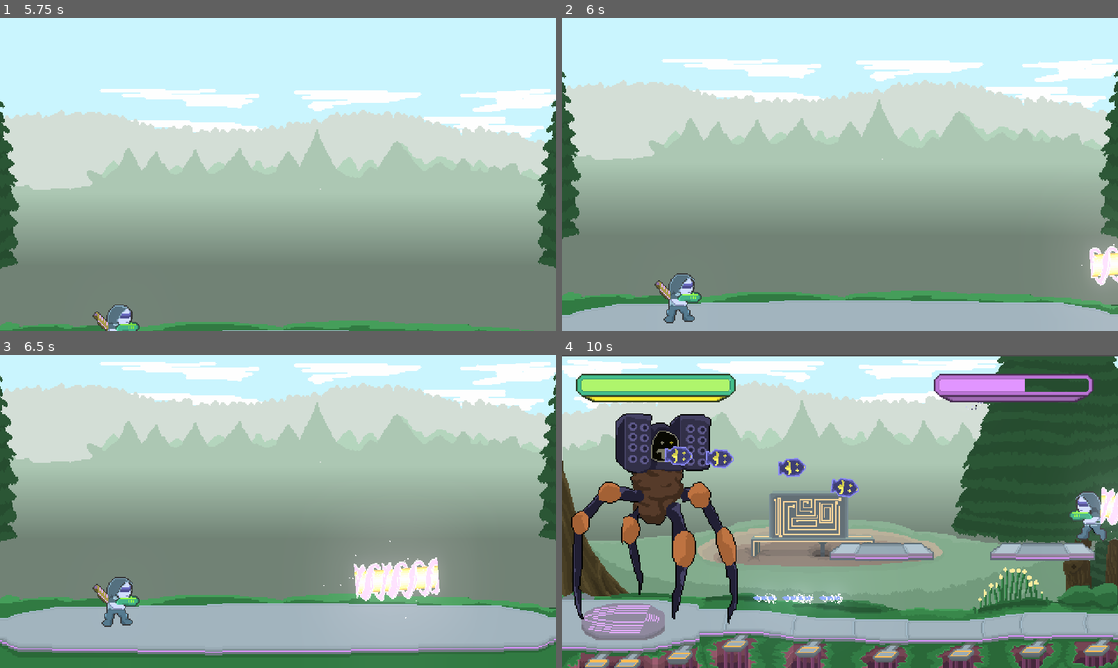
Above: before the commit, frames 1-4 (two rows, left to right).
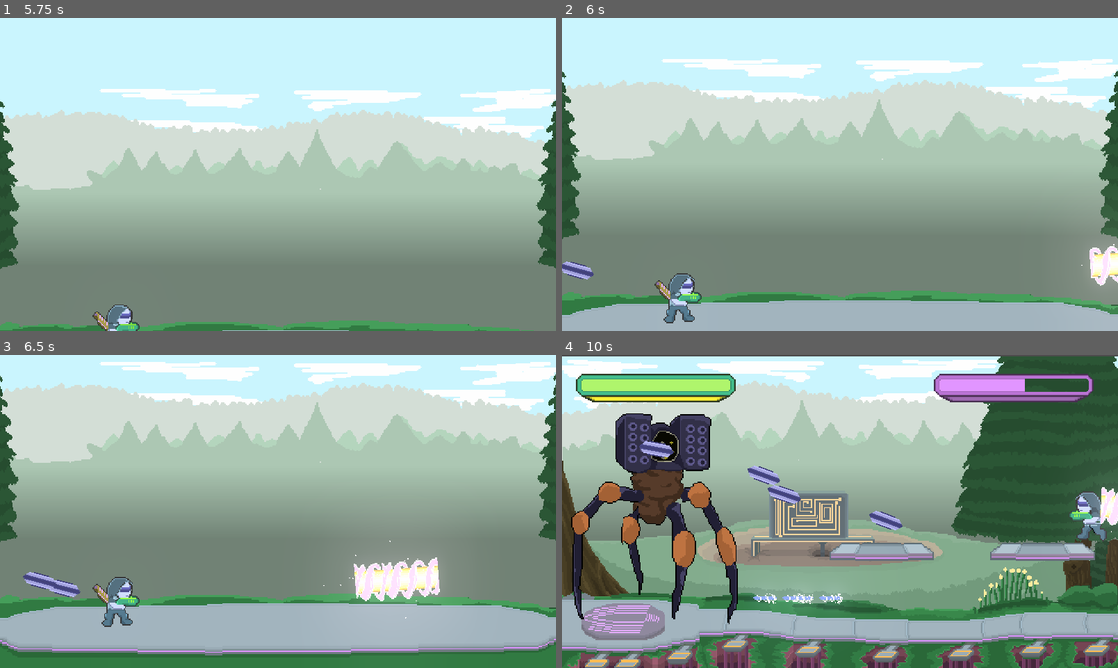
Above: after the commit, the same moments.

Repository: michaeldevlee/The-Lost-Agates-Gems
Game: Godot game, scene res://Main.tscn
The game is run twice, just before and just after one commit, with the same random seed, the same clock (stepped at 60 frames per second) and the same inputs. The engine's default icon, where the game draws it, is replaced by a stand-in: a white triangle on a blue panel in a dark square.
Inputs (mouse positions are in pixels of both pictures, inside the frame that each line leads up to):
- Up to frame 1 (5.75 s): move the mouse to (400, 158) at 0.52 s; hold D (player_right) 0.53-2.03 s; tap Keypad 6 (player_dash) at 0.6, 3.6 s; tap Keypad 0 (player_jump) at 0.77, 1.52, 3.77, 4.52, 5.27 s; move the mouse to (166, 190) at 1.27 s; tap S (player_ducking) at 1.35, 4.35 s; move the mouse to (333, 105) at 2.02 s; hold A (player_left) 2.03-2.75 s; hold Keypad 4 (player_shoot) 2.03-2.75 s; click "Play" at 2.75 s; move the mouse to (250, 237) at 3.52 s; hold D (player_right) 3.53-5.03 s; move the mouse to (444, 221) at 4.27 s; move the mouse to (111, 127) at 5.02 s; hold A (player_left) from 5.03 s (still down); tap Keypad 4 (player_shoot) at 5.1 s
- Up to frame 2 (6 s): move the mouse to (867, 174) at 5.77 s; release A (player_left) at 5.78 s; hold D (player_right) from 5.78 s (still down); tap Keypad 6 (player_dash) at 5.85 s
- Up to frame 3 (6.5 s): keep holding D (player_right)
- Up to frame 4 (10 s): move the mouse to (756, 433) at 6.52 s; release D (player_right) at 6.53 s; hold A (player_left) 6.53-8.03 s; tap S (player_ducking) at 6.6, 8.85 s; tap Keypad 0 (player_jump) at 6.77, 7.52, 8.27, 9.77 s; move the mouse to (962, 495) at 7.27 s; hold Keypad 4 (player_shoot) 7.28-8.03 s; move the mouse to (728, 527) at 8.02 s; hold D (player_right) from 8.03 s (still down); tap Keypad 6 (player_dash) at 8.1 s; move the mouse to (895, 442) at 8.77 s; move the mouse to (812, 574) at 9.52 s; tap Keypad 4 (player_shoot) at 9.6 s

Frame 1 is identical in both runs. In frame 2, 0.2% of the frame differs, in the area x 0-6%, y 77-84%; in frame 3, 0.4%; in frame 4, 1.8%, in the area x 13-76%, y 7-56%.
Error before the commit: Invalid set index 'text' (on base: 'null instance') with value of type 'String'. (res://Bosses/Spider)

Commit message:
spideboss signals

Diff:
--- a/Bosses/Spider Boss/SpiderBoss.gd
+++ b/Bosses/Spider Boss/SpiderBoss.gd
@@ -1,6 +1,7 @@
 extends StaticBody2D
 
 const ATTACK_THRESHOLD = 5
+const PRESTART = 'prestart'
 const IDLE = 'idle'
 const PEW_LASER = 'pew_laser_eyes'
 const ENERGY_BALL = 'energy_ball'
@@ -10,32 +11,47 @@
 const PewLaser = preload('res://Bosses/Spider Boss/Attacks/PewLaser.tscn')
 const EnergyBall = preload('res://Bosses/Spider Boss/Attacks/EnergyBall.tscn')
 
+onready var sprite = $Sprite
 onready var left_eye_spawn_point = get_node("LeftEye")
 onready var right_eye_spawn_point = get_node("RightEye")
 onready var left_corner_rocket_spawn_point = get_node("LeftCornerRocket")
 onready var right_corner_rocket_spawn_point = get_node("RightCornerRocket")
 onready var energy_ball_spawn_point = get_node("EnergyBallPos")
 
+var sprite_color
+var sprite_hit_color
 var _anim_tree
 var state_machine
-var animation = IDLE
+var animation = PRESTART
 var _idle_count = 0
 var _idle_rate = 1
 var target
 
-var hp = 100
+var hp = 2000
 
-func register_signals():
-	EventBus.connect("boss_hit", self, "take_damage")
+func activate_boss(boss_name):
+	if boss_name == 'Spider':
+		print('inside conditional')
+		_anim_tree.set_active(true)
+		animation = IDLE
+		state_machine.travel(IDLE)
+
+func show_hitMarker():
+	sprite.set_modulate(sprite_hit_color)
+	yield(get_tree().create_timer(0.1),"timeout")
+	sprite.set_modulate(sprite_color)
 
 func _ready():
-	register_signals()
+	sprite_color = Color(sprite.modulate.r,sprite.modulate.g,sprite.modulate.b)
+	sprite_hit_color = Color(sprite.modulate.r + 0.3, sprite.modulate.g + 0.3, sprite.modulate.b)
+	EventBus.connect("boss_hit", self, "take_damage")
+	EventBus.connect("boss_started", self, "activate_boss")
 	_anim_tree = $AnimationTree
 	state_machine = _anim_tree.get('parameters/playback')
-	state_machine.start("idle")
-	state_machine.travel(IDLE)
+
 
 func find_target():
+	print('finding target')
 	target = get_parent().get_node("Player")
 
 func increase_idle_count():
@@ -127,7 +143,7 @@
 		increment_location += 100
 
 func take_damage(amount):
-	var old_hp = hp
+	show_hitMarker()
 	hp -= amount
 
 func update_UI():
@@ -142,5 +158,6 @@
 		hp += 1
 
 func _physics_process(delta):
-	manipulate_boss_hp()
-	update_UI()
+	pass
+#	manipulate_boss_hp()
+#	update_UI()
